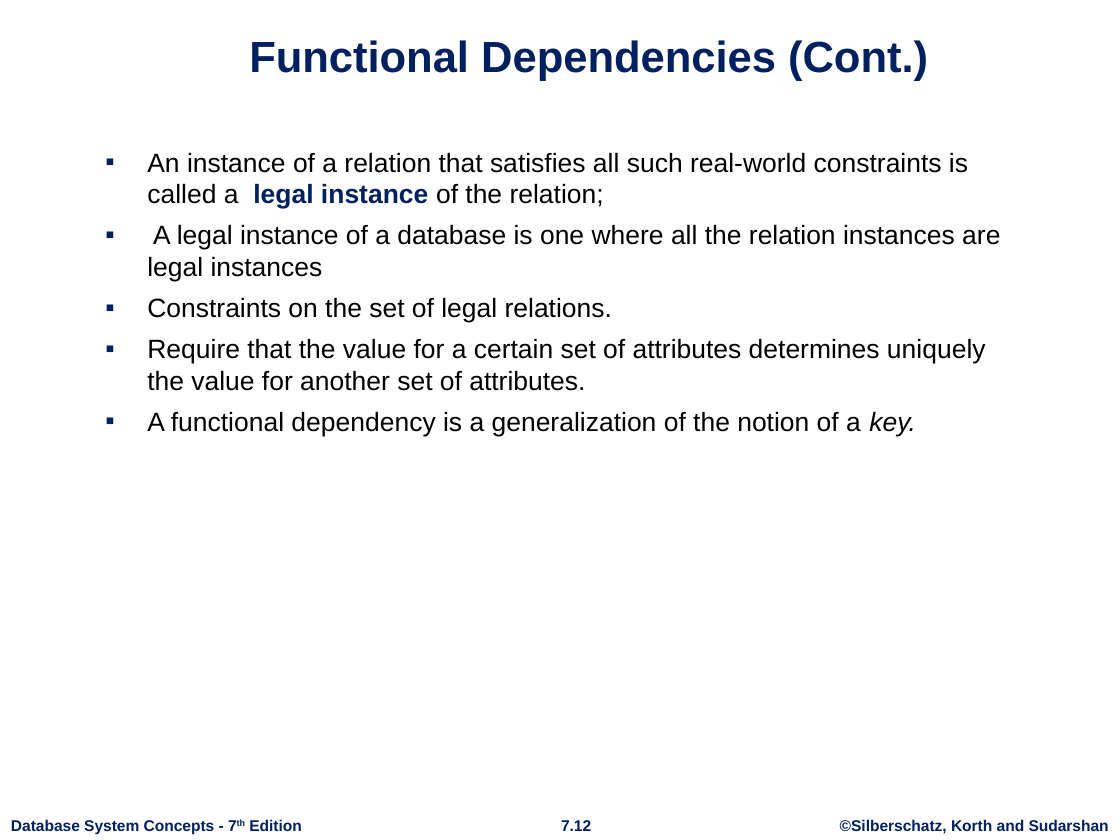
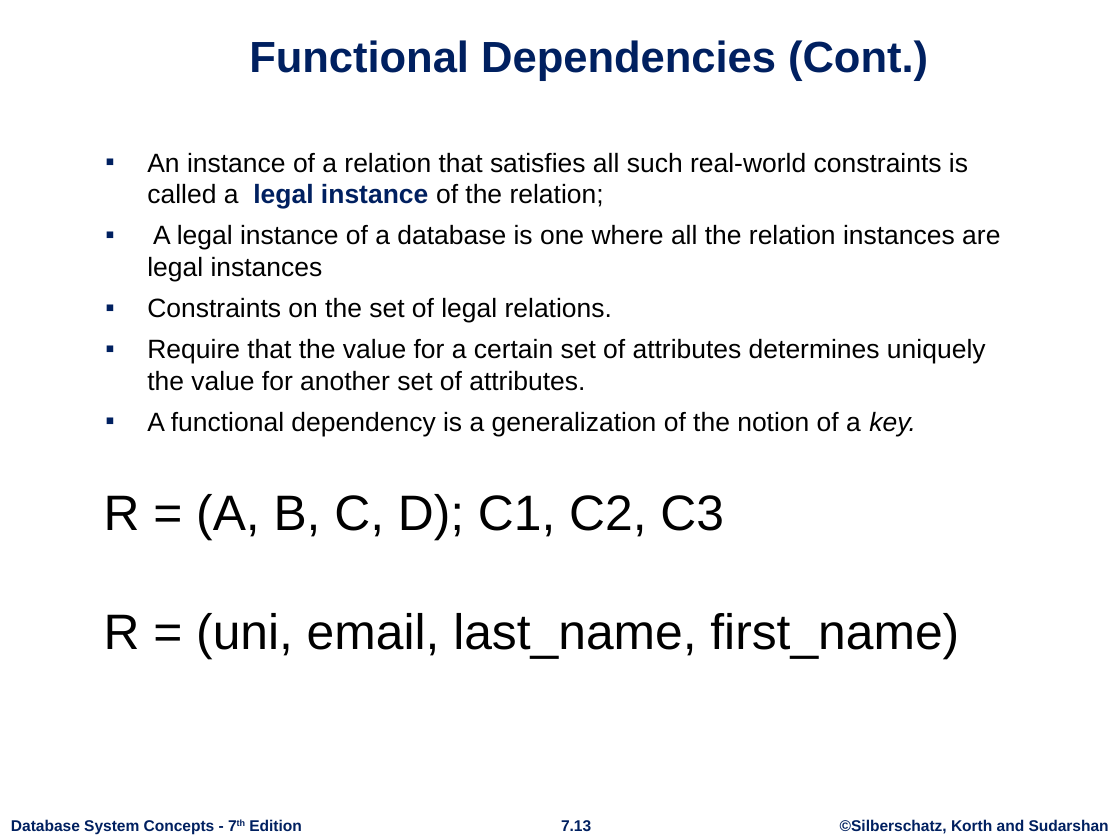
Before and after one commit to donald-f-ferguson/IntroductionToDatabases_F20, a slide deck: slide 13 of Lectures/Lecture_11/ch7.pptx (slide 12 before the commit). Drawn at 1120x840 pixels with LibreOffice and Linux fonts; fonts in the diff are those of the drawing; background and template pictures are left out. Boxes give left, top, right and bottom in pixels: in the first picture for what was removed or moved away, otherwise in the second. Text is boxed around its words. In the diff, an @@ line names an element or a change of style, - is before the commit and + after.

Commit message:
Lecture 12

```diff
--- a/Lectures/Lecture_11/ch7.pptx
+++ b/Lectures/Lecture_11/ch7.pptx
@@ text added at box(104, 494, 959, 659), 32 pt, text #000000 @@
+R = (A, B, C, D); C1, C2, C3
+R = (uni, email, last_name, first_name)
@@ page number at box(561, 820, 591, 831): text changed @@
-7.12
+7.13
```
Also in this commit, not shown: 2 slides added, 8 other files.
